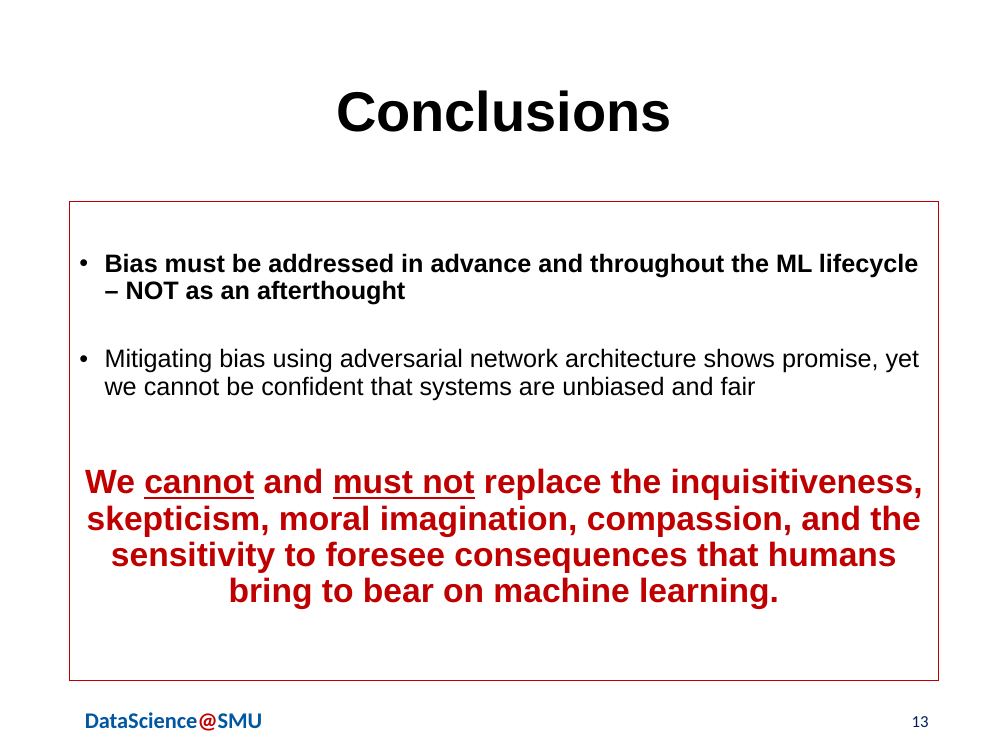
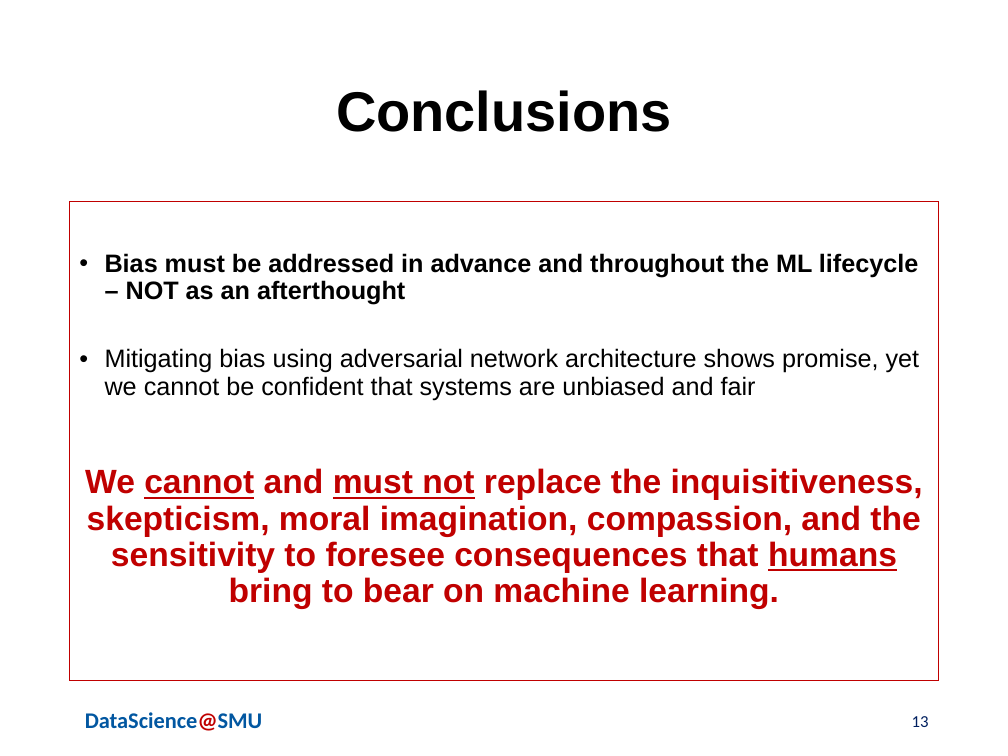
Before and after one commit to skhayden/Reducing-Age-Bias-in-Machine-Learning-An-Algorithmic-Approach, a slide deck: slide 13 of Hayden_deAlford_Wittlin_AdversarialBiasPresentationFINAL7.17.20.pptx. Drawn at 1008x756 pixels with LibreOffice and Linux fonts; fonts in the diff are those of the drawing; background and template pictures are left out. Boxes give left, top, right and bottom in pixels: in the first picture for what was removed or moved away, otherwise in the second. Text is boxed around its words. In the diff, an @@ line names an element or a change of style, - is before the commit and + after.

```diff
--- a/Hayden_deAlford_Wittlin_AdversarialBiasPresentationFINAL7.17.20.pptx
+++ b/Hayden_deAlford_Wittlin_AdversarialBiasPresentationFINAL7.17.20.pptx
@@ text at box(85, 468, 923, 609): underline on in "humans" @@
```
Also in this commit, not shown: 4 other slides changed.
